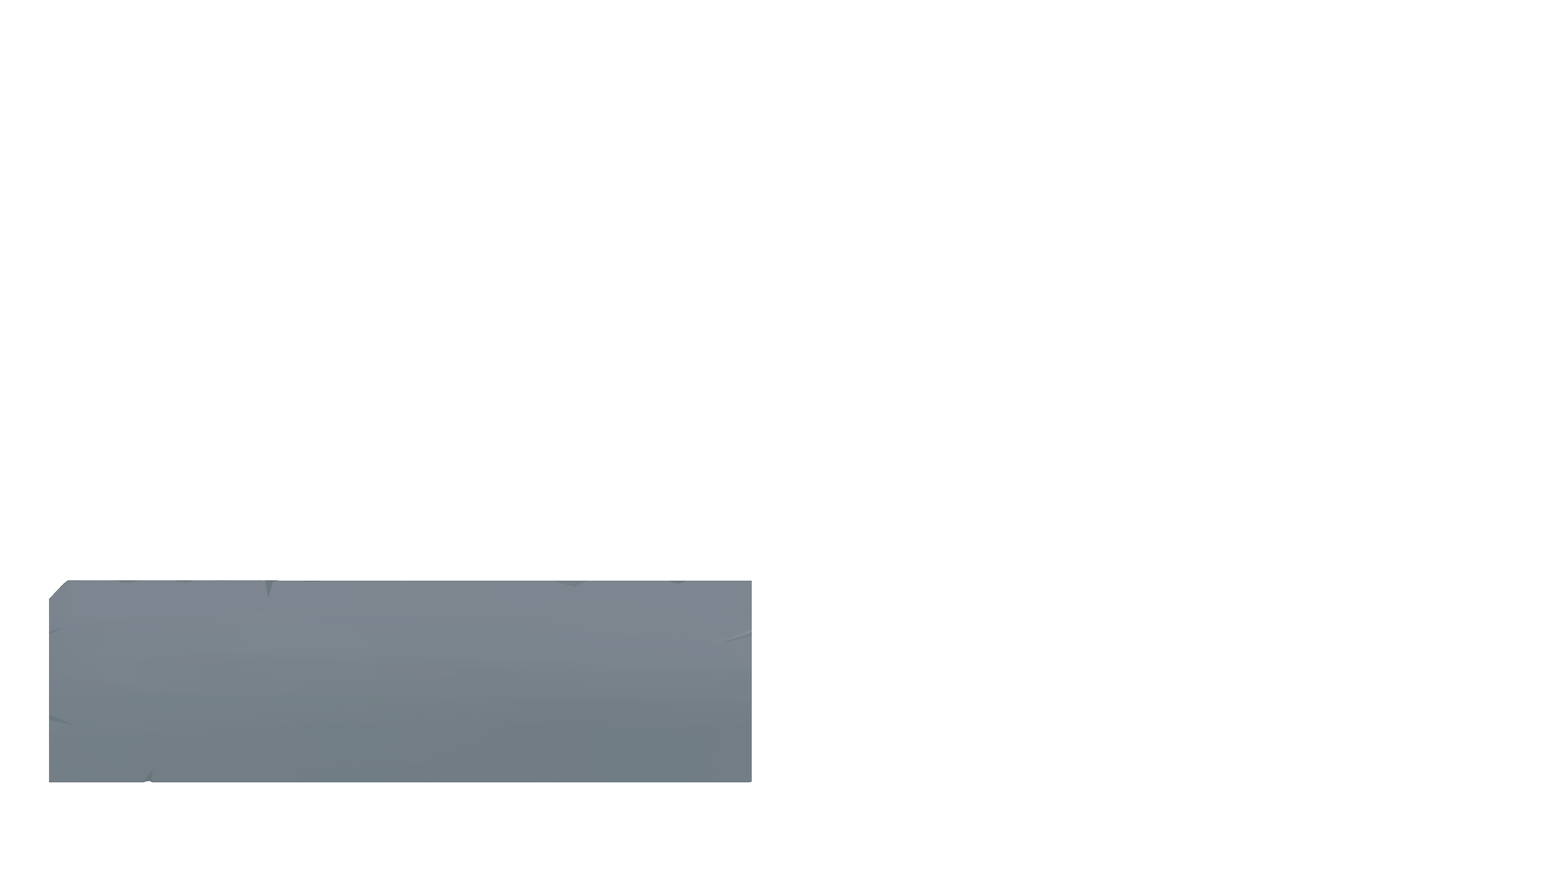
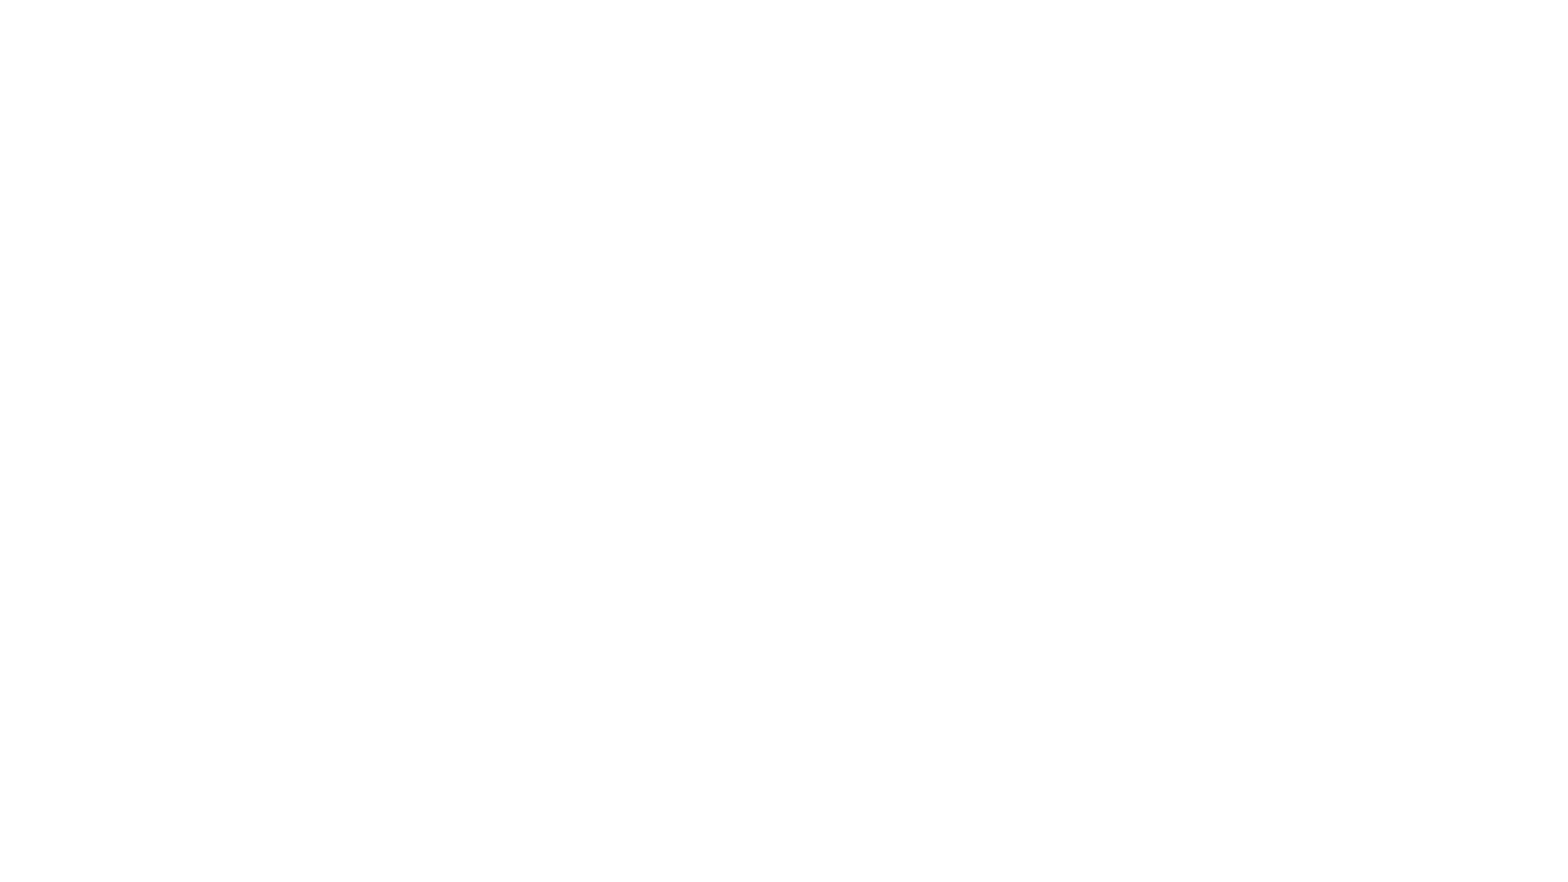
Before/after of a 1568 × 882 layered artwork. What changed in the layer stack:
painted on "Runestone copy" over <box>49,580,752,783</box>